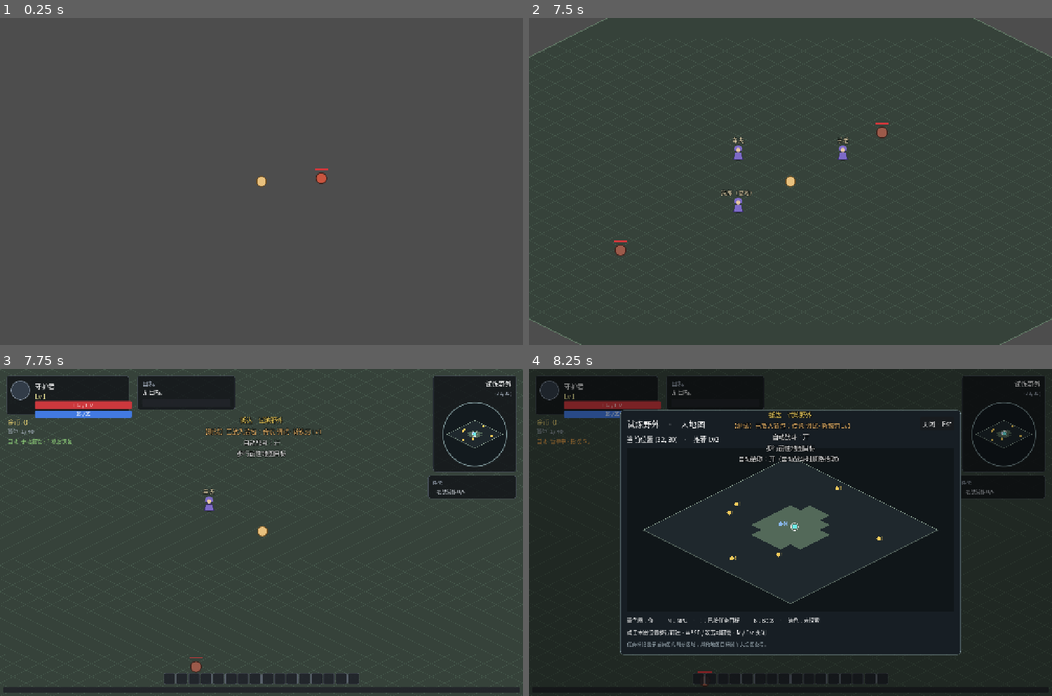
Above: before the commit, frames 1-4 (two rows, left to right).
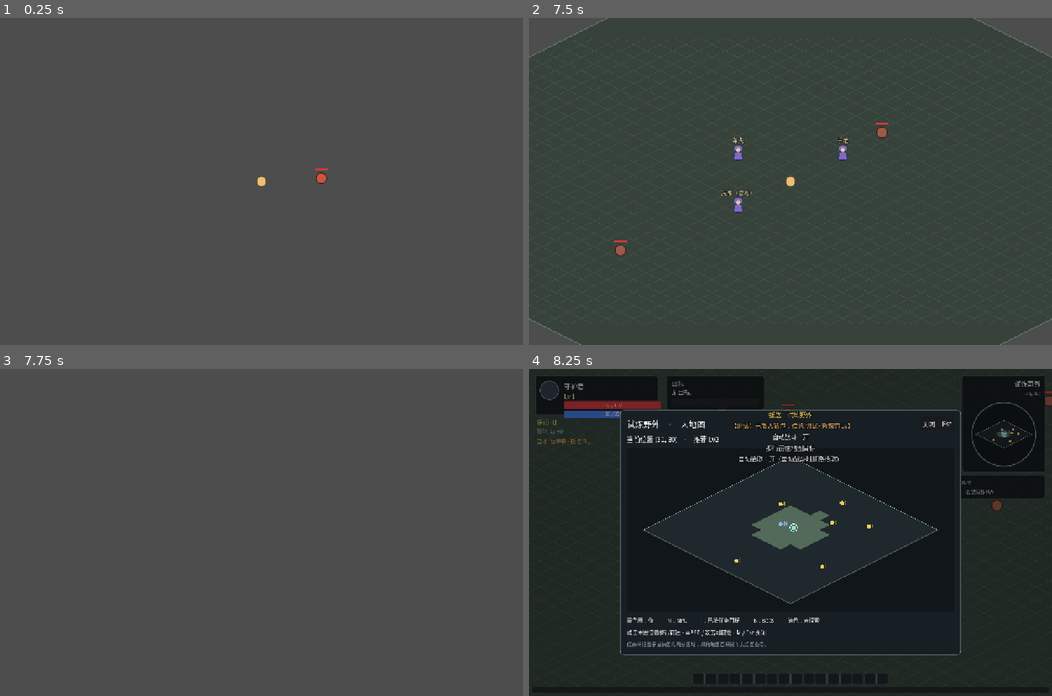
Above: after the commit, the same moments.

Repository: fengcms/DegenerateAge
Game: Godot game, scene res://tests/SmokeTest.tscn
The game is run twice, just before and just after one commit, with the same random seed, the same clock (stepped at 60 frames per second) and the same inputs. This scene is started directly instead of the project's main scene.
Inputs (mouse positions are in pixels of both pictures, inside the frame that each line leads up to):
- Up to frame 1 (0.25 s): no input
- Up to frame 2 (7.5 s): move the mouse to (905, 165) at 0.52 s; hold D (move_right) 0.53-1.25 s; hold F (auto_battle) 0.53-1.25 s; click (905, 165) at 0.67 s; tap G (auto_pickup) at 0.8, 2.3, 5.3, 6.8 s; tap Enter at 1.25, 2.75, 4.25 s; drag from (685, 197) to (764, 246) at 1.27 s; tap Space (attack) at 2, 3.5 s; move the mouse to (842, 109) at 2.02 s; hold D (move_right) 2.03-2.75 s; hold Space (attack) 2.03-2.75 s; drag from (764, 246) to (633, 132) at 2.77 s; drag from (785, 174) to (816, 181) at 3.52 s; drag from (633, 132) to (712, 99) at 4.27 s; move the mouse to (816, 181) at 5.02 s; hold S (move_down) 5.03-5.75 s; hold Tab (target_next) 5.03-5.75 s; click (816, 181) at 5.17 s; drag from (712, 99) to (685, 197) at 5.77 s; move the mouse to (905, 165) at 6.52 s; hold W (move_up) 6.53-7.25 s; hold 2 (use_potion_mp) 6.53-7.25 s; drag from (685, 197) to (764, 246) at 7.27 s
- Up to frame 3 (7.75 s): no input
- Up to frame 4 (8.25 s): move the mouse to (1004, 434) at 8.02 s; hold S (move_down) from 8.03 s (still down); hold G (auto_pickup) from 8.03 s (still down); click (1004, 434) at 8.17 s

Frames 1-2 are identical in both runs. In frame 3, 15% of the frame differs, in the area x 0-100%, y 2-99%; in frame 4, 0.4%.

Commit message:
fix(auto-battle): 修复切图状态同步与接管恢复倒计时

Diff:
--- a/scripts/systems/auto_battle.gd
+++ b/scripts/systems/auto_battle.gd
@@ -91,6 +91,7 @@
 	if _player == null:
 		push_warning("[AutoBattle] 必须作为 PlayerCharacter 的子节点")
 	EventBus.auto_state_changed.connect(_on_auto_state_changed)
+	_on_auto_state_changed(GameState.auto_battle_on, GameState.auto_pickup_on)
 	set_physics_process(true)
 
 ## 开启自动战斗时重置锚点与搜索节流（3.14：锚点半径内搜怪，避免跑远）。
@@ -144,33 +145,29 @@
 		_set_state(State.RECOVER, "暂停中")
 		return
 
-	# 大地图步行期间持续保持手动接管，到达/取消后才开始三秒恢复计时。
-	if _player.map_move_active:
-		_player.set_auto_move(Vector2.ZERO)
-		_target = null
-		_loot = null
-		_manual_t = MANUAL_RESUME_DELAY
-		_set_state(State.MANUAL_OVERRIDE)
-		return
-
-	# ③ 手动接管：计时期间不再接管移动 / 攻击，到点自动恢复
+	# 持续手动操作先刷新计时；松手后才开始倒计时，避免按住时提前恢复。
+	if _player.map_move_active or _has_manual_input():
+		begin_manual_override()
+		return
+
 	if _manual_t > 0.0:
 		_manual_t = maxf(0.0, _manual_t - delta)
-		_set_state(State.MANUAL_OVERRIDE)
-		if _manual_t <= 0.0:
-			_toast("自动战斗恢复", "info")
-			_anchor = _player.global_position
-		return
-
-	# ③ 手动输入 → 立即取消、3 秒后恢复（4.6）
-	if _has_manual_input():
-		_player.set_auto_move(Vector2.ZERO)
-		_target = null
-		_manual_t = MANUAL_RESUME_DELAY
-		_set_state(State.MANUAL_OVERRIDE)
-		return
+		if _manual_t > 0.0:
+			_set_state(State.MANUAL_OVERRIDE, "手动接管 · %d 秒后恢复" % ceili(_manual_t))
+			return
+		_toast("自动战斗恢复", "info")
+		_anchor = _player.global_position
 
 	_tick(delta)
+
+## 输入事件到达即可取消旧决策，不依赖下一物理帧。
+func begin_manual_override() -> void:
+	_player.set_auto_move(Vector2.ZERO)
+	_target = null
+	_loot = null
+	_manual_t = MANUAL_RESUME_DELAY
+	if GameState.auto_battle_on:
+		_set_state(State.MANUAL_OVERRIDE, "手动接管 · 操作结束后恢复")
 
 # ---- 决策主体 ----
 
--- a/scripts/ui/hud.gd
+++ b/scripts/ui/hud.gd
@@ -54,6 +54,13 @@
 	EventBus.quest_progressed.connect(_on_quest_progressed)
 	_build_hotbar()
 	_refresh_all()
+	_auto_battle = GameState.auto_battle_on
+	_auto_pickup = GameState.auto_pickup_on
+	var player := get_tree().get_first_node_in_group("player")
+	if player != null:
+		var pilot := player.get_node_or_null("AutoPilot") as AutoBattle
+		if pilot != null:
+			_auto_phase = pilot.current_phase()
 	_refresh_auto()
 	_refresh_quests()
 
@@ -110,12 +117,10 @@
 		_auto_label.add_theme_color_override("font_color", COL_AUTO_OFF)
 		return
 	var tail := ""
-	if _auto_phase == "手动接管":
-		tail = " · 3 秒后恢复"
-	elif _auto_pickup:
+	if _auto_pickup and not _auto_phase.begins_with("手动接管"):
 		tail = " · 拾取 G 开"
 	_auto_label.text = "自动  %s%s" % [_auto_phase if not _auto_phase.is_empty() else "启动中", tail]
-	var col := COL_AUTO_OVERRIDE if _auto_phase == "手动接管" else COL_AUTO_ON
+	var col := COL_AUTO_OVERRIDE if _auto_phase.begins_with("手动接管") else COL_AUTO_ON
 	_auto_label.add_theme_color_override("font_color", col)
 
 ## 系统提示 Toast（9.6，最小版；完整样式在 M5-5 完善）。
--- a/scripts/world/game.gd
+++ b/scripts/world/game.gd
@@ -55,6 +55,10 @@
 		GameState.clear_save_pos()
 	else:
 		_player.global_position = _ground.get_map_center_world()
+
+	var pilot := _player.get_node_or_null("AutoPilot") as AutoBattle
+	if pilot != null:
+		pilot._on_auto_state_changed(GameState.auto_battle_on, GameState.auto_pickup_on)
 
 	# 相机限制到地图包围盒，避免露出边界外的空白
 	var b: Rect2 = _ground.get_world_bounds()
--- a/tests/smoke_test.gd
+++ b/tests/smoke_test.gd
@@ -45,6 +45,7 @@
 	_test_map_travel()
 	await _test_world()
 	await _test_map_reload()
+	await _test_auto_hud_reload()
 	_test_fog()
 	await _test_fog_ui()
 	_finish()
@@ -2068,3 +2069,34 @@
 	container.queue_free()
 	await get_tree().process_frame
 	GameState.reset_to_defaults()
+
+func _test_auto_hud_reload() -> void:
+	GameState.reset_to_defaults()
+	GameState.set_auto_battle(true)
+	for map_id in ["camp", "wild_trial"]:
+		GameState.current_map = map_id
+		var main: Node = load("res://scenes/Main.tscn").instantiate()
+		add_child(main)
+		var player: PlayerCharacter = main.get_node("Game/Entities/Player")
+		var pilot: AutoBattle = player.get_node("AutoPilot")
+		pilot.set_physics_process(false)
+		var hud: Control = main.get_node("UI/Hud")
+		_expect(not String(hud.get_node("%AutoLabel").text).contains("关（F"), "切图后 HUD 应读取自动开关")
+		_expect(pilot._anchor == player.global_position, "新图自动战斗锚点应初始化到玩家出生点")
+		pilot.begin_manual_override()
+		pilot._physics_process(0.1)
+		_expect(pilot.current_phase().contains("3 秒"), "恢复倒计时 3")
+		pilot._physics_process(1.0)
+		_expect(pilot.current_phase().contains("2 秒"), "恢复倒计时 2")
+		pilot._physics_process(1.0)
+		_expect(pilot.current_phase().contains("1 秒"), "恢复倒计时 1")
+		GameState.set_panel_open("test", true)
+		pilot._physics_process(1.0)
+		_expect(is_equal_approx(pilot._manual_t, 0.9), "面板打开冻结恢复计时")
+		GameState.set_panel_open("test", false)
+		pilot._physics_process(1.0)
+		_expect(pilot.current_state() != AutoBattle.State.MANUAL_OVERRIDE, "倒计时结束恢复决策")
+		main.queue_free()
+		await get_tree().process_frame
+		await get_tree().process_frame
+	GameState.reset_to_defaults()
Not shown, changed: docs/工程文档/13-M3多地图车夫精英与Boss实施方案.md
